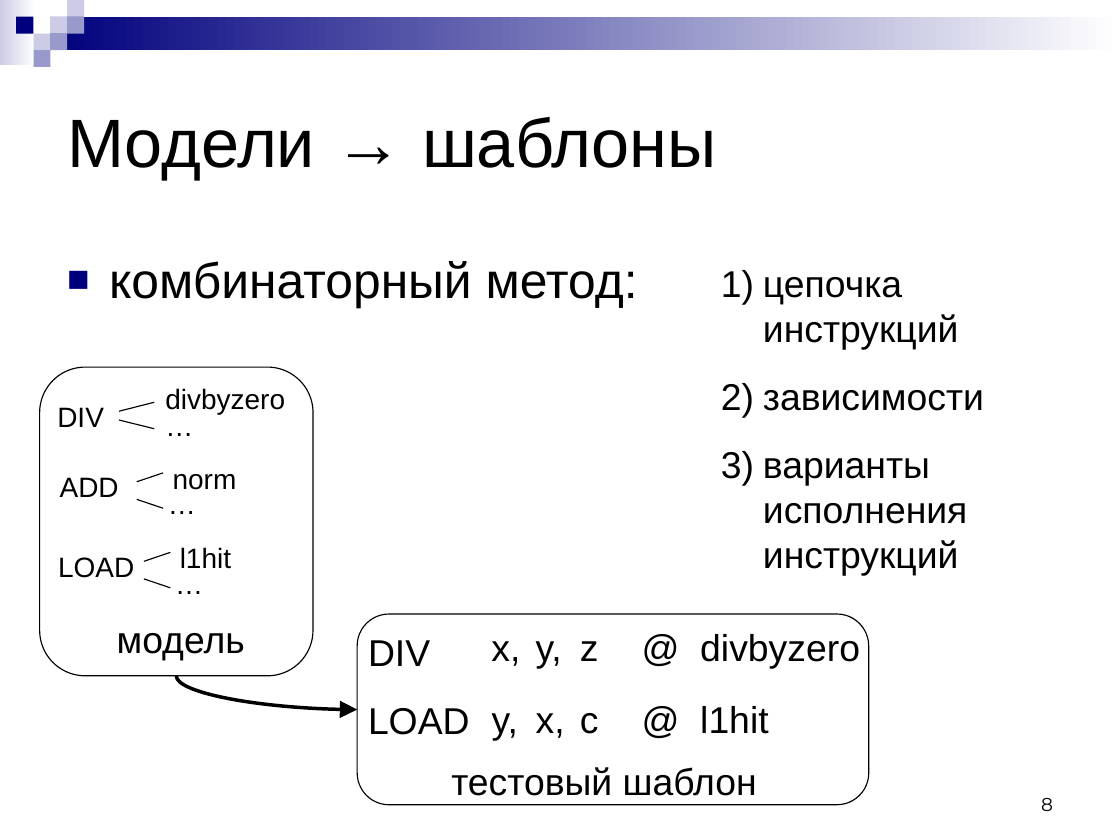
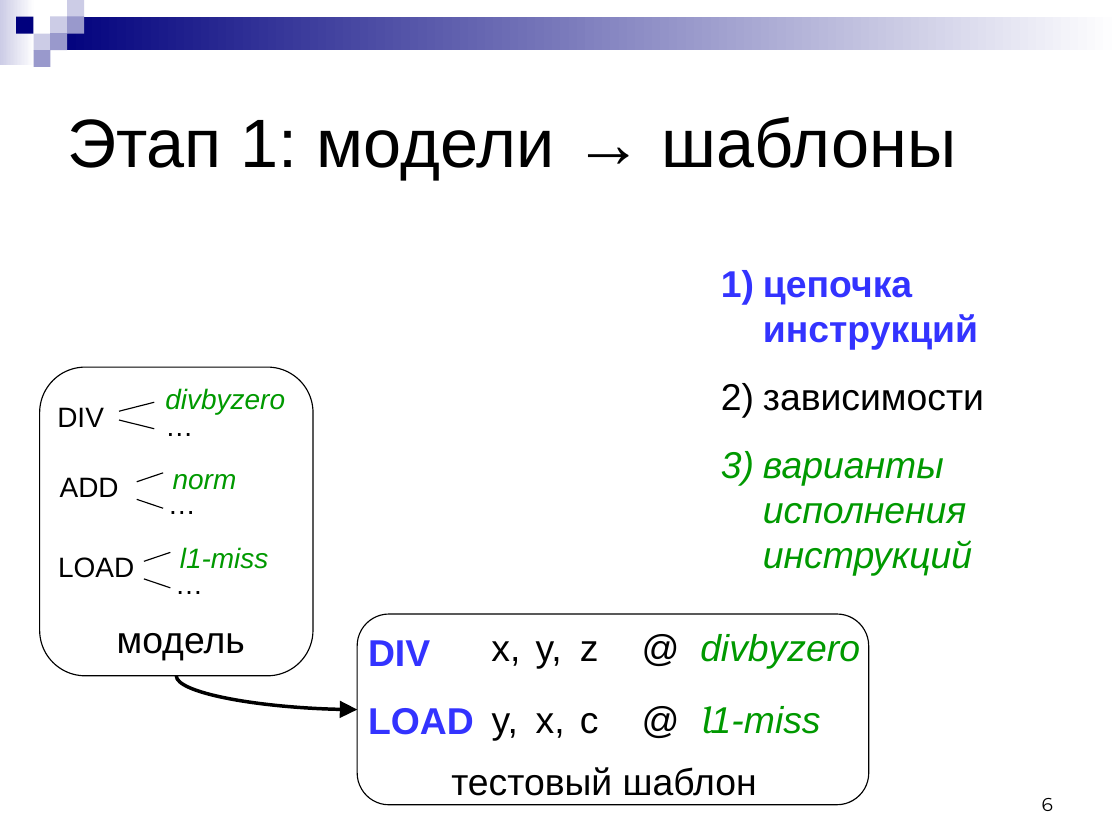
Before and after one commit to kornevgen/tesla-project, a slide deck: slide 6 of papers/LomoRead-2010/lomonosov-talk.ppt (slide 8 before the commit). Drawn at 1120x840 pixels with LibreOffice and Linux fonts; fonts in the diff are those of the drawing. Boxes give left, top, right and bottom in pixels: in the first picture for what was removed or moved away, otherwise in the second. Text is boxed around its words. In the diff, an @@ line names an element or a change of style, - is before the commit and + after.

```diff
--- a/papers/LomoRead-2010/lomonosov-talk.ppt
+++ b/papers/LomoRead-2010/lomonosov-talk.ppt
@@ title at [67, 117, 957, 179]: text changed @@
-Модели → шаблоны
+Этап 1: модели → шаблоны
@@ text removed at [109, 261, 638, 308] @@
-■ комбинаторный метод:
@@ text at [763, 277, 978, 575]: text colour #000000 to #3333FF, bold on in "цепочка инструкций"; text colour #000000 to #009900, italic on in "варианты исполнения инструкций"; bullet colour #000000 to #3333FF; bullet colour #000000 to #009900 @@
@@ text removed at [180, 547, 231, 569] @@
-l1hit
@@ text added at [180, 547, 269, 569], 18 pt, text #009900, italic @@
+l1-miss
@@ text "DIV" at [368, 640, 474, 735]: text colour #000000 to #3333FF, bold on @@
@@ text colour #000000 to #009900, italic on in 3 elements at [165, 388, 285, 414], [173, 474, 237, 490], [700, 634, 860, 669] @@
@@ text at [700, 706, 820, 734]: text changed; text colour #000000 to #009900; italic on @@
-@ l1hit
+@ l1-miss
@@ page number at [1042, 798, 1053, 811]: text changed @@
-8
+6
```
Also in this commit, not shown: 4 other slides changed, 3 slides added, 3 slides removed.
